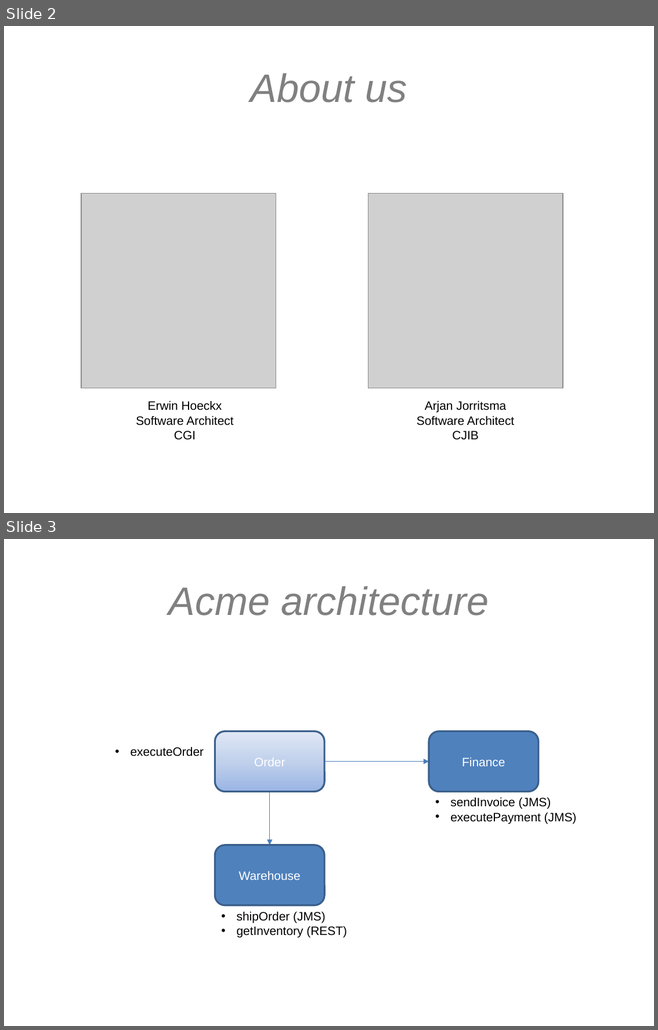
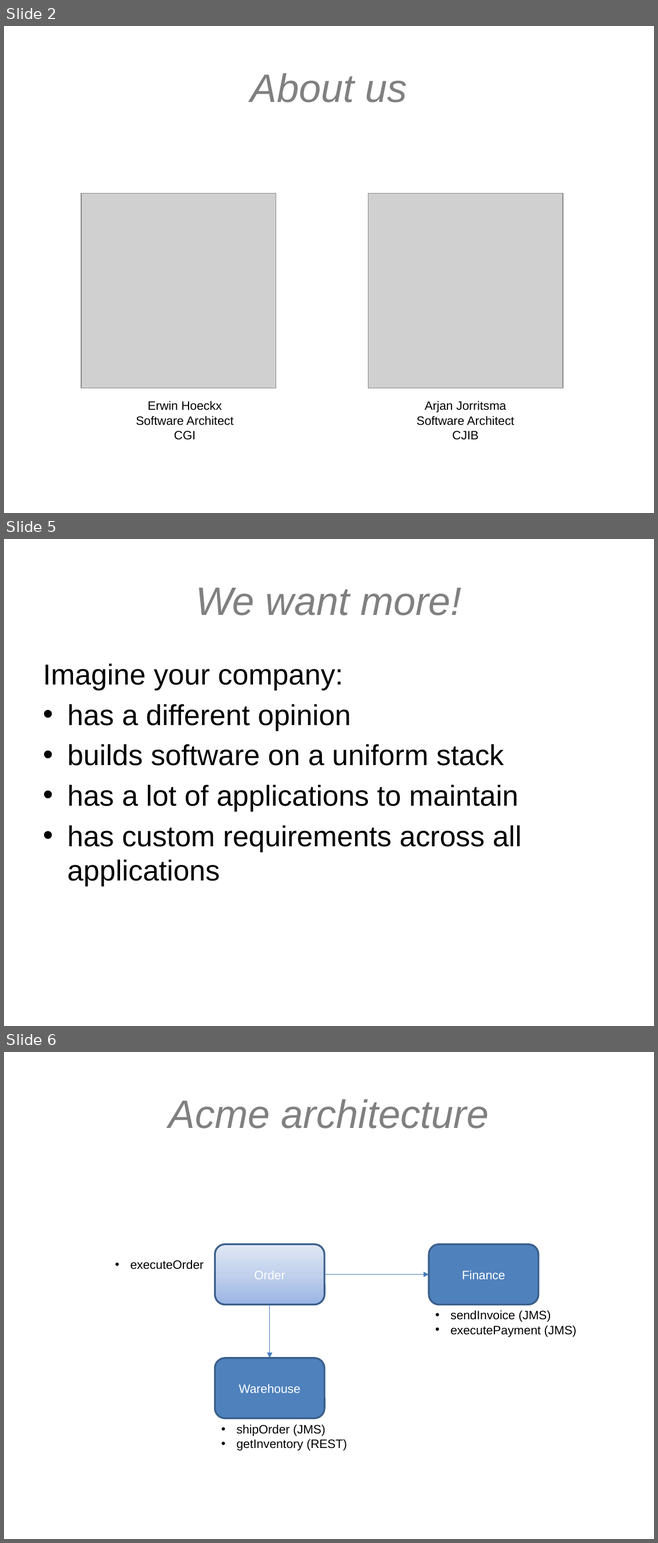
Before and after one commit to hawkeye-bot/springio2017, a slide deck: Spring boot - adapting to your environment.pptx. Shown one above the other, each under a label of ours: slides 2 and 3 before the commit, slides 2, 5 and 6 after it; the slides between them are not shown. The pictures are 658x1030 and 658x1543 pixels, drawn with LibreOffice and Linux fonts; fonts in the diff are those of the drawing; grey boxes stand for pictures; background and template pictures are left out. Boxes give left, top, right and bottom in pixels: in the first picture for what was removed or moved away, otherwise in the second. Text is boxed around its words. In the diff, an @@ line names an element or a change of style, - is before the commit and + after.

```diff
--- a/Spring boot - adapting to your environment.pptx
+++ b/Spring boot - adapting to your environment.pptx
@@ slide 5 added at box(4, 539, 654, 1026), background #FFFFFF; not listed: 1 template element that a slide beside it also shows @@
@@ title added at box(195, 588, 462, 616), 44 pt, text #808080, italic @@
+We want more!
@@ text added at box(43, 664, 521, 887), 32 pt, text #000000 @@
+Imagine your company:
+• has a different opinion
+• builds software on a uniform stack
+• has a lot of applications to maintain
+• has custom requirements across all applications
@@ what was slide 3 is now slide 6 @@
```
Also in this commit, not shown: 3 other slides added.
